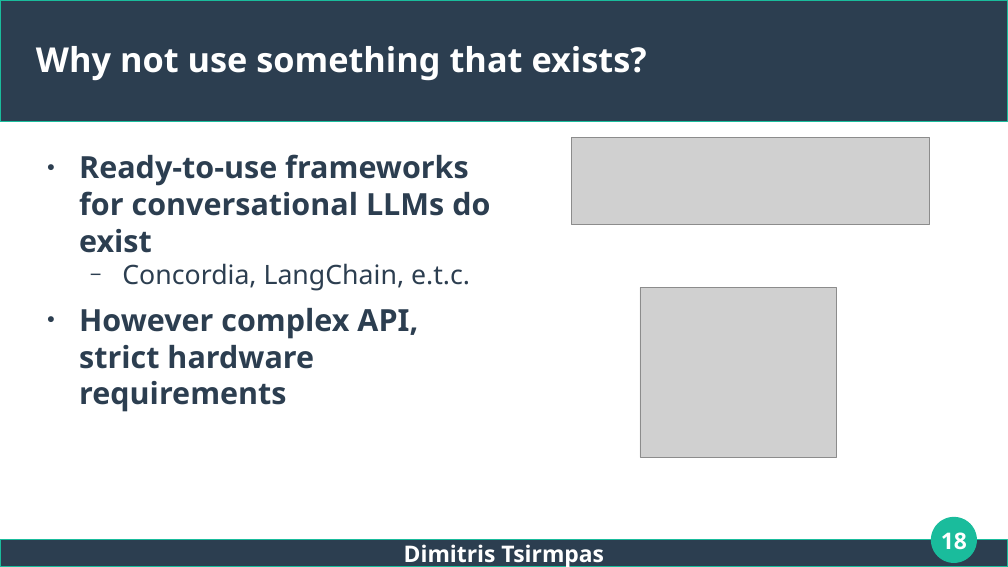
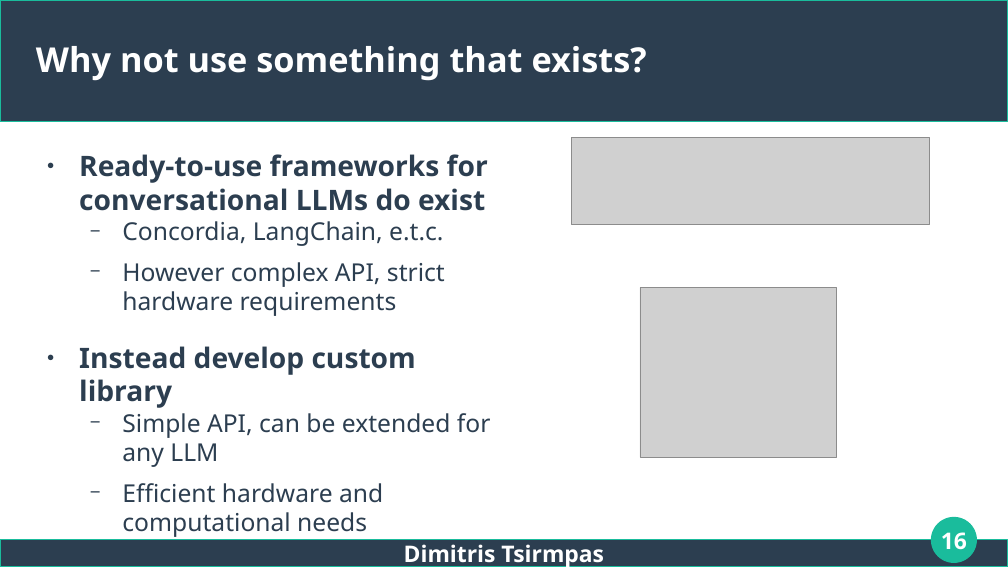
Before and after one commit to dimits-ts/llm_moderation_research, a slide deck: slide 16 of presentations/thesis.odp (slide 18 before the commit). Drawn at 1008x567 pixels with LibreOffice and Linux fonts; fonts in the diff are those of the drawing; grey boxes stand for pictures. Boxes give left, top, right and bottom in pixels: in the first picture for what was removed or moved away, otherwise in the second. Text is boxed around its words. In the diff, an @@ line names an element or a change of style, - is before the commit and + after.

```diff
--- a/presentations/thesis.odp
+++ b/presentations/thesis.odp
@@ text at (x1=79, y1=154, x2=488, y2=316): size 24 to 22.2 pt in "Ready-to-use frameworks for conversational LLMs do exist"; size 21 to 19.4 pt in "Concordia, LangChain, e.t.c."; size 24 to 19.4 pt, bold off in "However complex API, strict hardware requirements"; bullet ● to −; list level 1 to 2 in "However complex API, strict hardware ..." @@
@@ text at (x1=79, y1=346, x2=491, y2=537): paragraphs added @@
+● Instead develop custom library
+  − Simple API, can be extended for any LLM
+  − Efficient hardware and computational needs
@@ page number at (x1=941, y1=532, x2=967, y2=550): text changed @@
-18
+16
```
Also in this commit, not shown: 13 other slides changed, 1 slide added, 7 slides removed, 8 other files.
